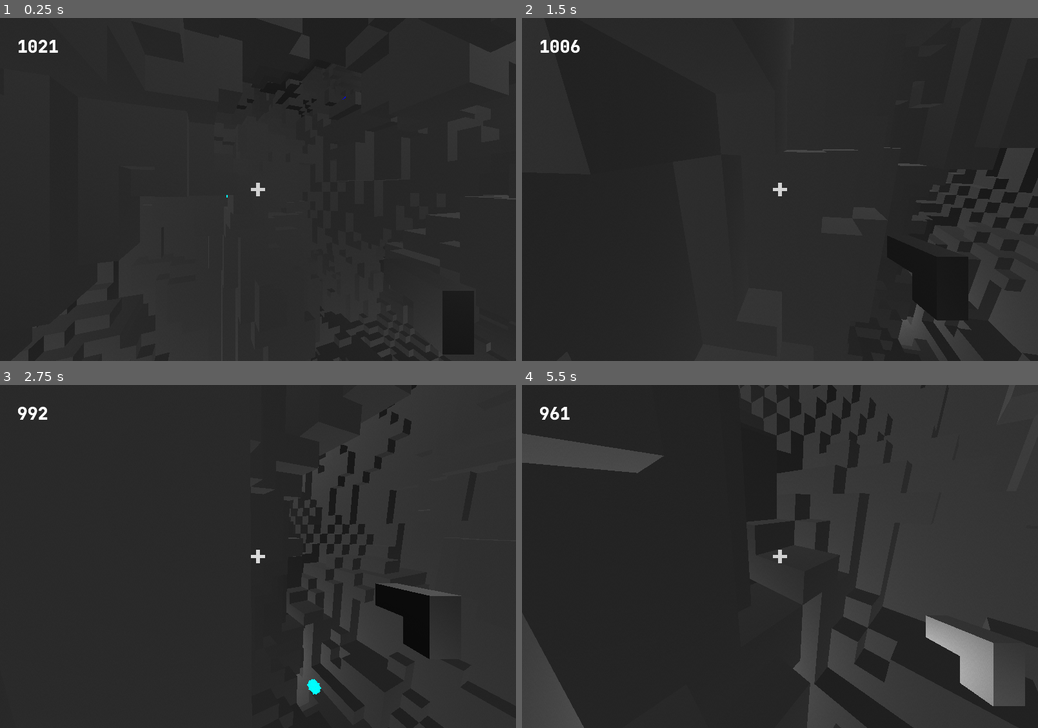
Above: before the commit, frames 1-4 (two rows, left to right).
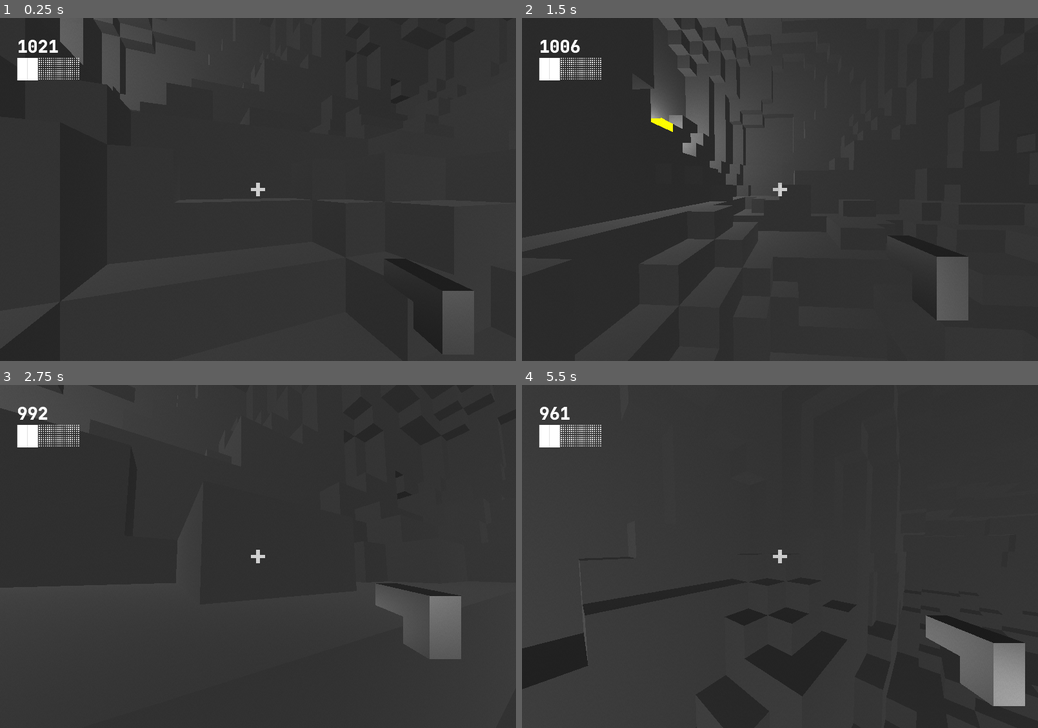
Above: after the commit, the same moments.

Repository: RoquefortCheese/AOU
Game: Godot game, scene res://main.tscn
The game is run twice, just before and just after one commit, with the same random seed, the same clock (stepped at 60 frames per second) and the same inputs. The engine's default icon, where the game draws it, is replaced by a stand-in: a white triangle on a blue panel in a dark square.
Inputs (mouse positions are in pixels of both pictures, inside the frame that each line leads up to):
- Up to frame 1 (0.25 s): no input
- Up to frame 2 (1.5 s): tap Enter at 0.5 s; move the mouse to (893, 172) at 0.52 s; hold Right (right) 0.53-1.28 s; click (893, 172) at 0.6 s; tap Space (jump) at 0.77 s; move the mouse to (754, 189) at 1.27 s; hold Up (forward) from 1.28 s (still down); right-click (754, 189) at 1.35 s
- Up to frame 3 (2.75 s): keep holding Up (forward); tap Space (jump) at 1.52 s; move the mouse to (268, 549) at 2.02 s; tap Alt at 2.1 s
- Up to frame 4 (5.5 s): move the mouse to (774, 563) at 2.77 s; tap Shift at 2.85 s; tap Space (jump) at 3.02, 3.77, 4.52 s; move the mouse to (816, 559) at 3.52 s; click (816, 559) at 3.6 s; tap Escape (esc) at 4.15 s; move the mouse to (625, 505) at 4.27 s; release Up (forward) at 4.28 s; hold Left (left) 4.28-5.03 s; right-click (625, 505) at 4.35 s; move the mouse to (805, 556) at 5.02 s; hold Down (back) from 5.03 s (still down); tap Alt at 5.1 s

The runs differ from the first frame. In frame 1, 5.1% of the frame differs, in the area x 3-92%, y 0-99%; in frame 2, 11%, in the area x 0-100%, y 0-93%; in frame 3, 5.9%; in frame 4, 8.9%.

Commit message:
various bugfixes and minor improvements, and a compass system

Diff:
--- a/anomaly.gd
+++ b/anomaly.gd
@@ -109,6 +109,7 @@
 		if get_slide_collision(i).get_collider() == Global.player:
 			die(Global.player.position)
 			print("ouch")
+			break
 
 func die(source: Vector3):
 	velocity += (position - source).normalized() * knockbackconst
--- a/chamber.gd
+++ b/chamber.gd
@@ -41,7 +41,7 @@
 		var point = groundmap[randomair()] + Vector3(0.5, 0, 0.5)
 		var distanced = true
 		for entity in entities:
-			if Global.dist(point, entity.position) < 4:
+			if Global.dist(point, entity.position) < (16 if entity == Global.player else 4):
 				distanced = false
 		if distanced:
 			return point
@@ -65,13 +65,14 @@
 	print("features placed!")
 	createmeshes()
 	print("meshes created!")
+	welcomeplayer()
+	print("player welcomed!")
 	anomalize()
 	print("anomalies materialized!")
-	welcomeplayer()
 	print("done!")
 
 func terragen():
-	size = floor(2 ** dice.randf_range(6.25, 6.75))
+	size = floor(2 ** dice.randf_range(6.5, 7.5))
 	noise = FastNoiseLite.new()
 	noise.seed = dice.randi()
 	noise.noise_type = FastNoiseLite.TYPE_SIMPLEX
@@ -226,12 +227,24 @@
 
 func welcomeplayer():
 	Global.player.position = spawnpoint()
+	Global.player.process_mode = Node.PROCESS_MODE_ALWAYS
+	Input.mouse_mode = Input.MOUSE_MODE_CAPTURED
 	time = 0
 
 func _process(delta: float):
-	updatescore(delta)
+	updatelabel(delta)
+
+func updatelabel(delta: float):
+	$StatLabel.text = ""
+	$StatLabel.text += updatescore(delta) + "\n"
+	$StatLabel.text += updatecompass() + "\n"
 
 func updatescore(delta: float):
 	time += delta
 	score = 1024 / 2 ** (time / 60)
-	$ScoreLabel.text = str(score)
+	return str(score)
+
+func updatecompass():
+	var prox = 1 - min(1, Global.dist(Global.player.position, door.position) / approxsidelen)
+	var strength = 1 + ceilf(prox * 5)
+	return "█".repeat(strength) + "░".repeat(6 - strength)
--- a/chamber.tscn
+++ b/chamber.tscn
@@ -20,7 +20,7 @@
 anomscene = ExtResource("2_2nx3e")
 doorscene = ExtResource("3_ngk1o")
 
-[node name="ScoreLabel" type="Label" parent="." unique_id=1351575785]
+[node name="StatLabel" type="Label" parent="." unique_id=1351575785]
 offset_left = 50.0
 offset_top = 50.0
 offset_right = 90.0
--- a/pistol.gd
+++ b/pistol.gd
@@ -1,6 +1,4 @@
 extends Equipment
-const cooldowntime = 1.
-var cooldown = 0
 var material: StandardMaterial3D
 
 func equip():
@@ -8,18 +6,13 @@
 	material = $PistolModel.mesh.surface_get_material(0)
 
 func fire():
-	if not cooldown:
-		var hit = false
-		if ray.is_colliding():
-			var target = ray.get_collider()
-			if is_instance_of(target, Anomaly):
-				target.die(global_position)
-				hit = true
-		if not hit:
-			cooldown = cooldowntime
+	var hit = false
+	if ray.is_colliding():
+		var target = ray.get_collider()
+		if is_instance_of(target, Anomaly):
+			target.die(global_position)
+			hit = true
 
 func _process(delta: float):
 	var time = Global.time()
 	position = Vector3(sin(time), sin(time * sqrt(2)), 0) * 0.0625
-	cooldown = max(0, cooldown - delta)
-	material.albedo_color = lerp( Color.WHITE * 0.625, Color.WHITE * 2, cooldown / cooldowntime)
--- a/player.gd
+++ b/player.gd
@@ -74,6 +74,8 @@
 			score += Global.chamber.score
 			print(score)
 			Global.world.enterdoor()
+			print("entered door???")
+			break
 
 func equip(hand: String, eqtype: Global.EquipmentType):
 	var item = Global.equipment[eqtype].instantiate()
--- a/player.tscn
+++ b/player.tscn
@@ -21,6 +21,7 @@
 height = 2.5
 
 [node name="Player" type="CharacterBody3D" unique_id=1234066966]
+process_mode = 3
 script = ExtResource("1_4flbx")
 
 [node name="CollisionShape3D" type="CollisionShape3D" parent="." unique_id=954143861]
--- a/world.gd
+++ b/world.gd
@@ -11,7 +11,7 @@
 	loadchamber()
 
 func setglobals():
-	Global.worldseed = 747985611
+	Global.worldseed = randi()
 	print("world seed: " + str(Global.worldseed))
 	Global.world = self
 
@@ -33,6 +33,7 @@
 	$AmbientLoadingShader.visible = false
 
 func enterdoor():
+	$Player.process_mode = Node.PROCESS_MODE_DISABLED
 	Global.chamber.process_mode = Node.PROCESS_MODE_DISABLED
 	Input.mouse_mode = Input.MOUSE_MODE_VISIBLE
 	loadchamber()
